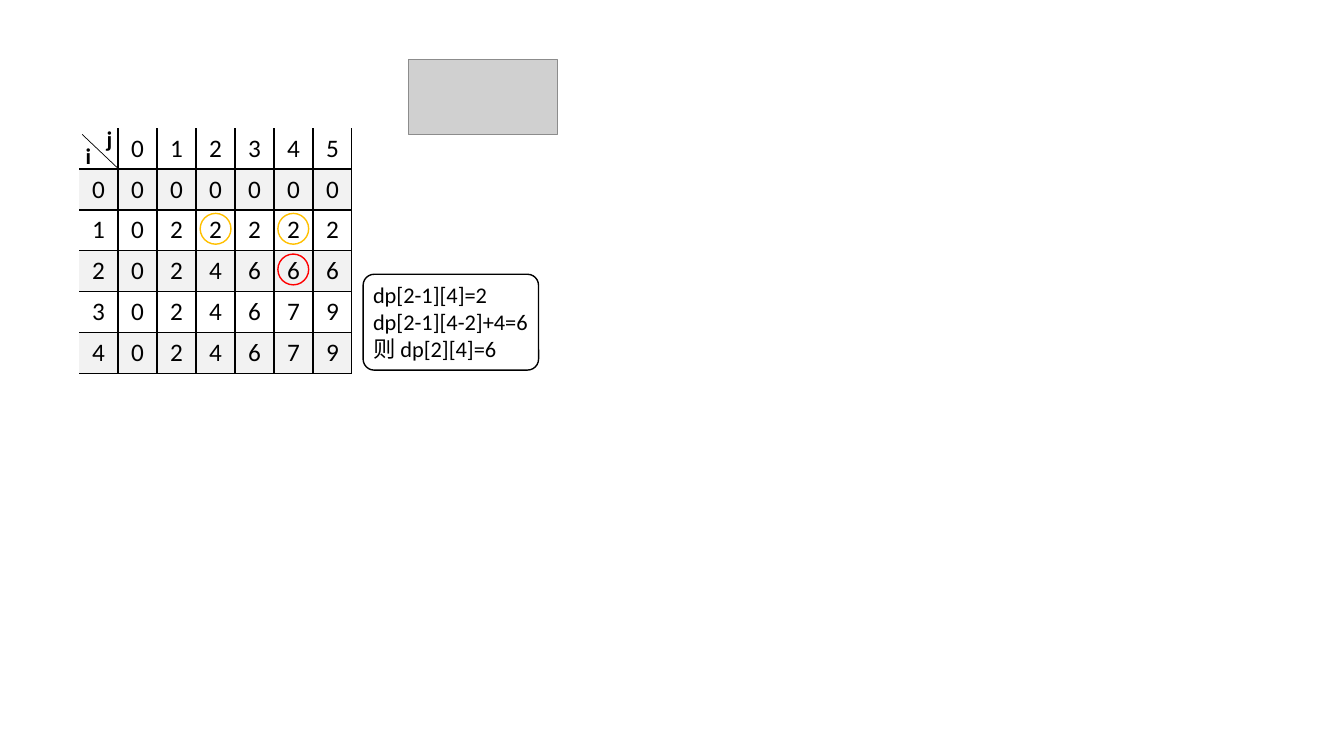
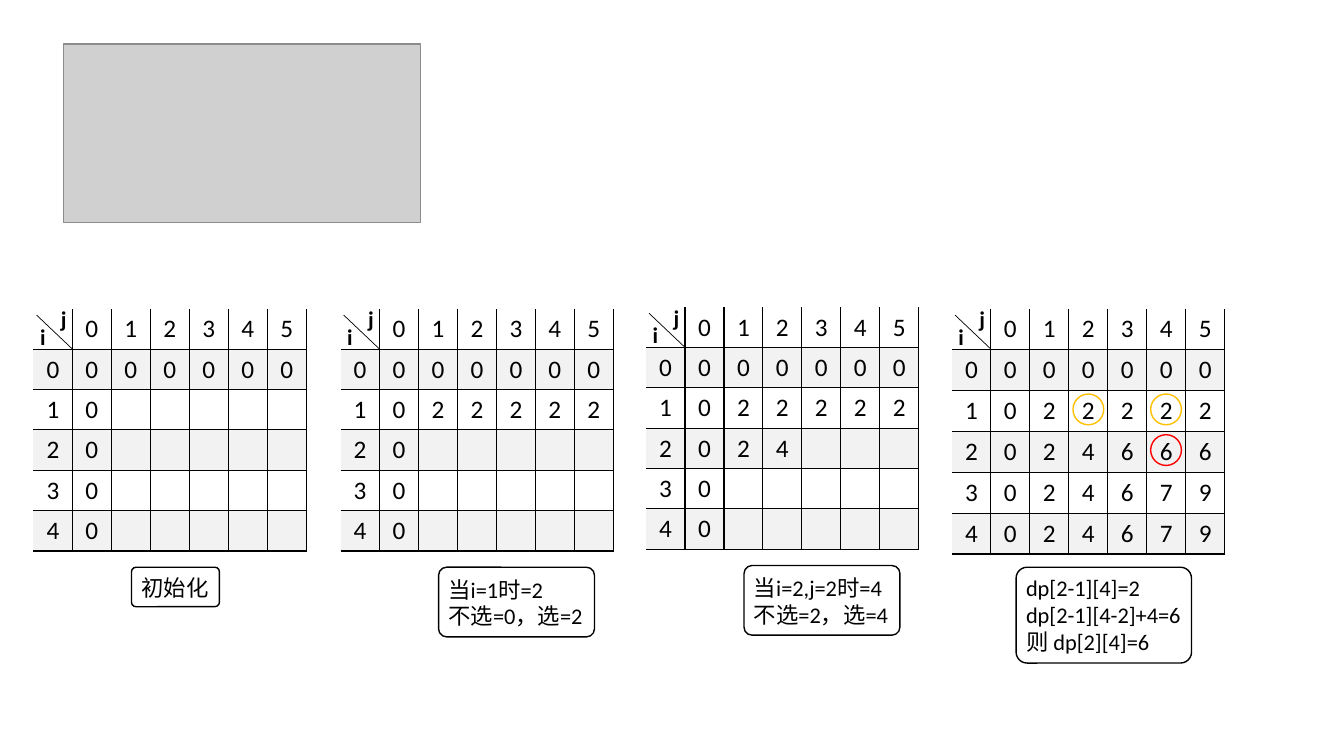
Before and after one commit to ColaLovingCat/vue_platform, a slide deck: slide 67 of public/docs/datas/StudyCards.pptx (slide 66 before the commit). Drawn at 1344x756 pixels with LibreOffice and Linux fonts; fonts in the diff are those of the drawing; grey boxes stand for pictures. Boxes give left, top, right and bottom in pixels: in the first picture for what was removed or moved away, otherwise in the second. Text is boxed around its words. In the diff, an @@ line names an element or a change of style, - is before the commit and + after.

```diff
--- a/public/docs/datas/StudyCards.pptx
+++ b/public/docs/datas/StudyCards.pptx
@@ picture: place and size @@
-picture at box(408, 59, 558, 134)
+picture at box(64, 44, 419, 223)
@@ table added at box(33, 309, 309, 551), 6 rows, 7 columns @@
+ | 0 | 1 | 2 | 3 | 4 | 5
+0 | 0 | 0 | 0 | 0 | 0 | 0
+1 | 0 |  |  |  |  | 
+2 | 0 |  |  |  |  | 
+3 | 0 |  |  |  |  | 
+4 | 0 |  |  |  |  | 
@@ line added from (72, 349) to (36, 316), #000000 0.5 pt @@
@@ text added at box(40, 329, 45, 350), 16 pt, text #000000, bold @@
+i
@@ text added at box(61, 311, 67, 331), 16 pt, text #000000, bold @@
+j
@@ table added at box(341, 309, 616, 551), 6 rows, 7 columns @@
+ | 0 | 1 | 2 | 3 | 4 | 5
+0 | 0 | 0 | 0 | 0 | 0 | 0
+1 | 0 | 2 | 2 | 2 | 2 | 2
+2 | 0 |  |  |  |  | 
+3 | 0 |  |  |  |  | 
+4 | 0 |  |  |  |  | 
@@ line added from (379, 349) to (344, 316), #000000 0.5 pt @@
@@ text added at box(347, 329, 352, 350), 16 pt, text #000000, bold @@
+i
@@ text added at box(368, 311, 374, 331), 16 pt, text #000000, bold @@
+j
@@ table added at box(646, 308, 922, 549), 6 rows, 7 columns @@
+ | 0 | 1 | 2 | 3 | 4 | 5
+0 | 0 | 0 | 0 | 0 | 0 | 0
+1 | 0 | 2 | 2 | 2 | 2 | 2
+2 | 0 | 2 | 4 |  |  | 
+3 | 0 |  |  |  |  | 
+4 | 0 |  |  |  |  | 
@@ line added from (685, 347) to (649, 314), #000000 0.5 pt @@
@@ text added at box(653, 327, 658, 348), 16 pt, text #000000, bold @@
+i
@@ text added at box(674, 310, 680, 330), 16 pt, text #000000, bold @@
+j
@@ line moved from (118, 168) - (83, 134) to (991, 349) - (955, 316) @@
@@ ellipse: place and size @@
-ellipse at box(201, 214, 232, 245)
+ellipse at box(1073, 394, 1104, 425)
@@ 2 texts, 2 ellipses, 1 table: place and size @@
-2 texts, 2 ellipses, 1 table at box(79, 128, 354, 370)
+2 texts, 2 ellipses, 1 table at box(952, 309, 1227, 551)
@@ rounded rectangle added at box(131, 568, 219, 607), outline #000000 1 pt @@
@@ rounded rectangle added at box(439, 568, 595, 637), outline #000000 1 pt @@
@@ rounded rectangle added at box(744, 566, 900, 635), outline #000000 1 pt @@
@@ rounded rectangle: place and size @@
-rounded rectangle at box(363, 274, 538, 370)
+rounded rectangle at box(1016, 568, 1192, 663)
@@ text added at box(141, 577, 208, 598), 16 pt, text #000000 @@
+初始化
@@ text added at box(448, 579, 582, 627), 16 pt, text #000000 @@
+当i=1时=2
+不选=0，选=2
@@ text added at box(754, 577, 888, 626), 16 pt, text #000000 @@
+当i=2,j=2时=4
+不选=2，选=4
@@ text "dp[2-1][4]=2": place and size @@
-text "dp[2-1][4]=2" at box(373, 286, 528, 361)
+text "dp[2-1][4]=2" at box(1026, 579, 1181, 654)
```
Also in this commit, not shown: 1 slide added, 48 other files.
